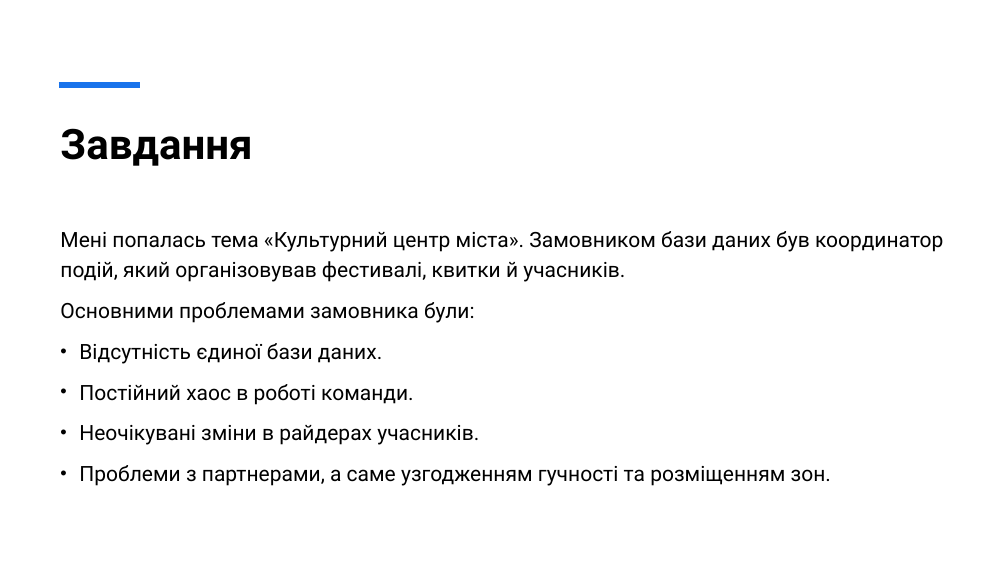
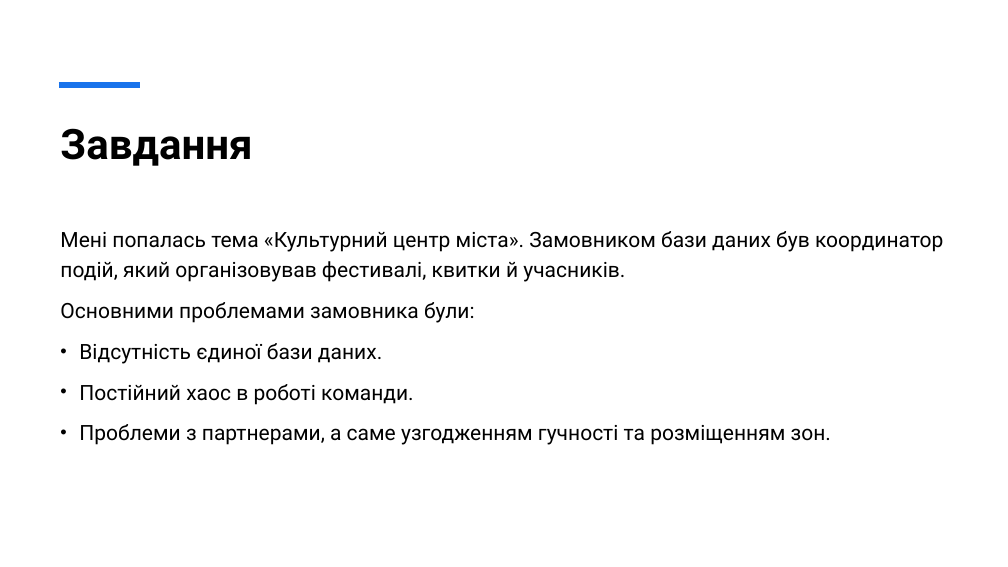
Before and after one commit to emissuu/UniTasks, a slide deck: slide 2 of C#/Lab2/Підсумки другої лабораторної роботи.pptx. Drawn at 1008x567 pixels with LibreOffice and Linux fonts; fonts in the diff are those of the drawing. Boxes give left, top, right and bottom in pixels: in the first picture for what was removed or moved away, otherwise in the second. Text is boxed around its words. In the diff, an @@ line names an element or a change of style, - is before the commit and + after.

```diff
--- a/C#/Lab2/Підсумки другої лабораторної роботи.pptx
+++ b/C#/Lab2/Підсумки другої лабораторної роботи.pptx
@@ text at (79,425,479,445): paragraph removed @@
-• Неочікувані зміни в райдерах учасників.
```
Also in this commit, not shown: 1 other slide changed, 2 other files.
